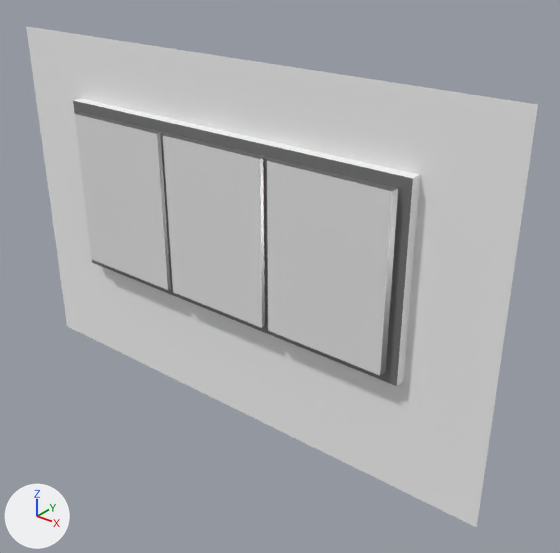
One commit to the FBX model Assets/Models/Building/Wall03_4m.fbx: the scene before it, then after it.
Rendered twice from a 50 mm lens placed at (1.32, -3.58, 3.46), pointed at (-1.64, 0.13, 1.16). Arrows for +X, +Y and +Z are at lower left; the lights stay in place. Where no turn or scale is listed for an object, it has been applied to the vertices.

Names of what the first picture shows: 'Wall03_4m'.
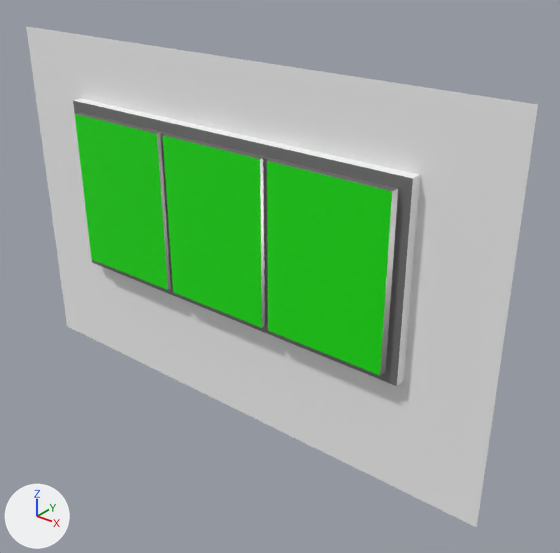
What the commit changed:
Material 'Windows' (mat_windows) changes colour from white #e7e7e7 to green #0fe700; in linear values from (0.8, 0.8, 0.8) to (0.0046, 0.8, 0.0).

Pixel boxes [x1, y1, x2, y2] of what changed, in the pictures (560 x 553 px):
'Wall03_4m', recoloured (white to green)
    both: [72, 111, 395, 378]
